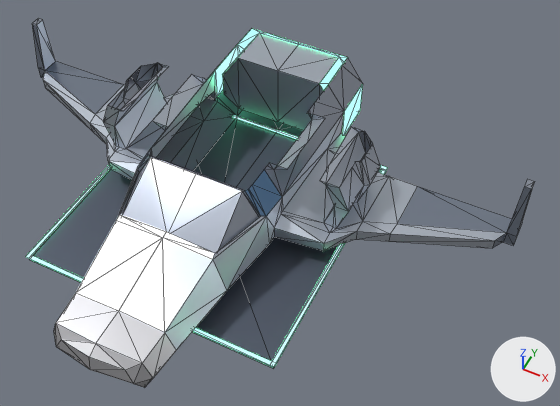
Before and after pictures for a commit that changed the OBJ model public/models/spaceship/Spaceship_interior.obj.
The view is the same before and after, from a 50 mm camera at (32.8, -54.1, 67.6) aimed at (7.4, -3.3, 4.1). Every picture has the same lights, and +X, +Y and +Z are marked at lower right. The older version comes first. Mesh edges are drawn as thin lines. Where no turn or scale is listed for an object, it has been applied to the vertices. Vertices at exactly the same position are counted once.

Objects in the first picture: 'Spaceship5'.
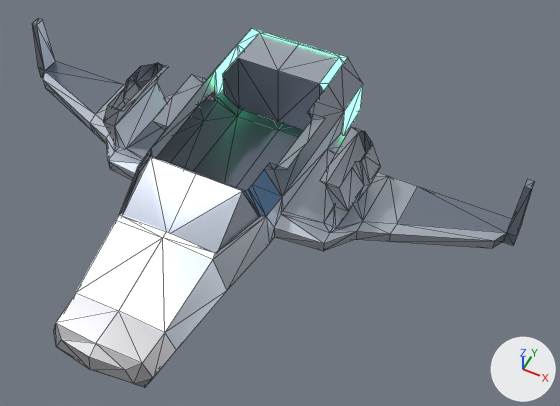
Patch to the scene script:
```diff
--- a/public/models/spaceship/Spaceship_interior.obj.py
+++ b/public/models/spaceship/Spaceship_interior.obj.py
@@ me_spaceship5 @@
 # used by ob_spaceship5; location = (0.0, 0.0, 0.0)
-me_spaceship5.from_pydata(...)  # 320 vertices, 536 faces; spans x -31.9..31.9, y -28.8..16.6, z 0.0..9.9
+me_spaceship5.from_pydata(...)  # 296 vertices, 516 faces; spans x -31.9..31.9, y -28.8..16.6, z 0.0..9.9
+# me_spaceship5 part 1: the loose piece of 12 vertices spanning x -15.5..15.0, y -19.8..10.7, z 0.3 is deleted
+# me_spaceship5 part 2: the loose piece of 4 vertices spanning x -15.0..15.0, y -19.8..10.2, z 0.1 is deleted
+# other edits to the shape of me_spaceship5 do not show in these pictures
 me_spaceship5.materials.append(mat_hull_main)
@@ me_spaceship5 @@
 me_spaceship5.materials.append(mat_canopy_glass)
-me_spaceship5.materials.append(mat_deck_floor)  # greyish blue #59616f
-me_spaceship5.materials.append(mat_hull_trim)  # dark blue #3f5059, glowing green #72ffb1
-me_spaceship5.materials.append(mat_console)  # greyish blue #696f81, glowing green #4fb57d
```

Where the change shows, as pixel boxes (x1, y1, x2, y2) in the pictures (560 x 406 px):
'Spaceship5', reshaped: before (26, 19, 535, 387); after (32, 19, 535, 387)
part 1 of me_spaceship5, deleted: before (26, 115, 387, 367)
part 2 of me_spaceship5, deleted: before (30, 120, 386, 368)
